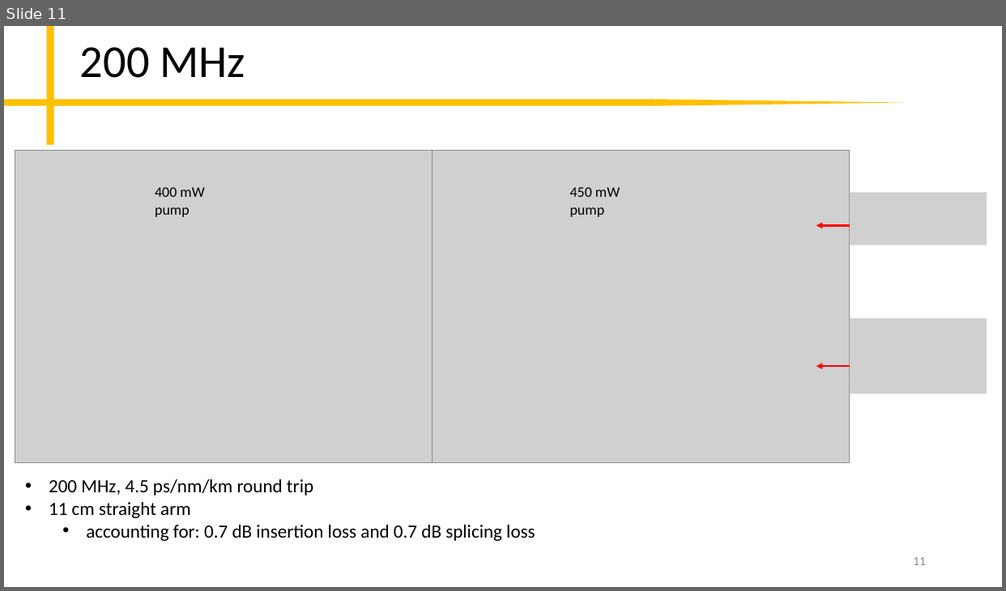
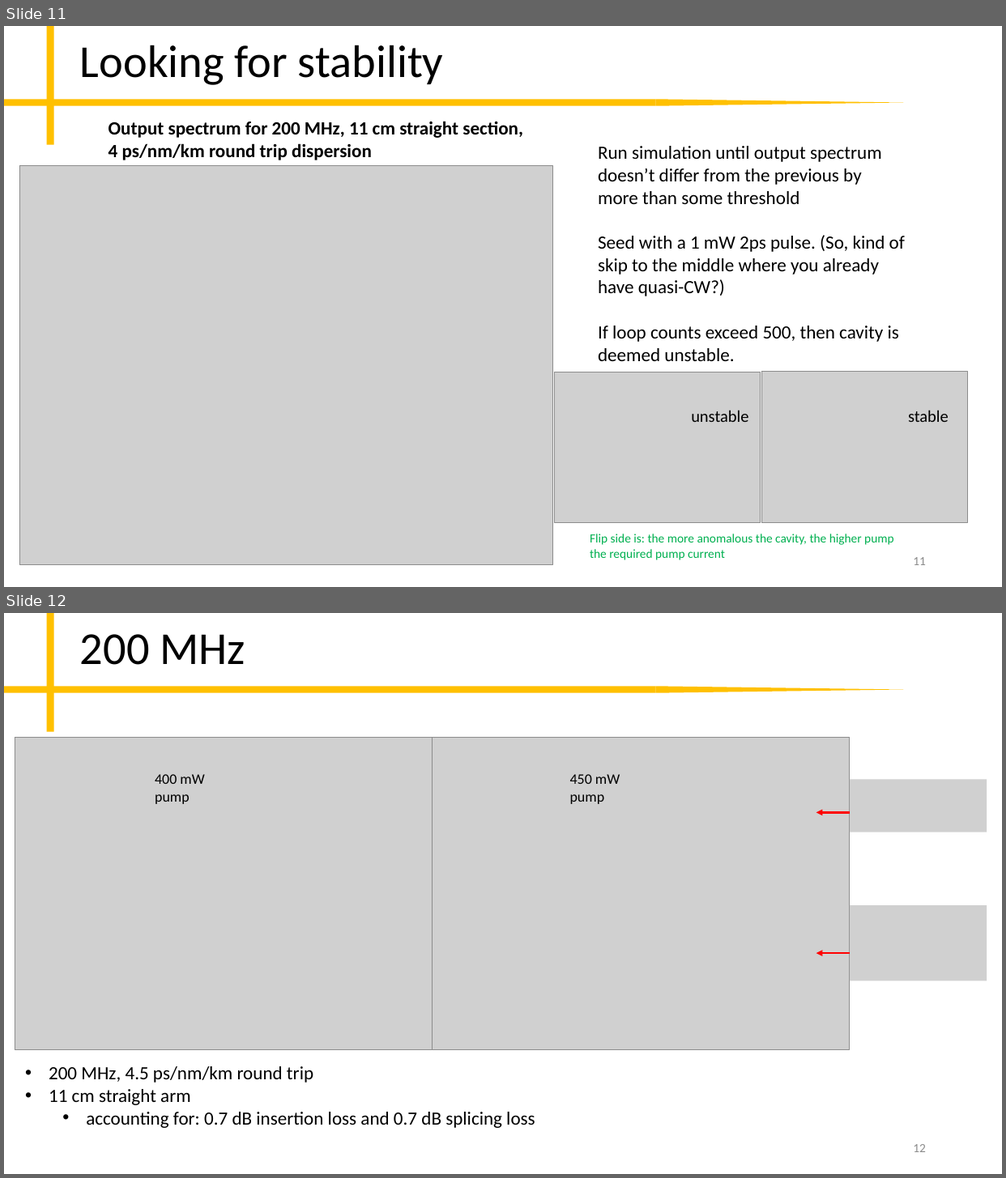
Before and after one commit to peter-chang62/Laser-Design-Scripts, a slide deck: memo.pptx. Shown one above the other, each under a label of ours: slide 11 before the commit, slides 11 and 12 after it. The pictures are 1006x591 and 1006x1178 pixels, drawn with LibreOffice and Linux fonts; fonts in the diff are those of the drawing; grey boxes stand for pictures. Boxes give left, top, right and bottom in pixels: in the first picture for what was removed or moved away, otherwise in the second. Text is boxed around its words. In the diff, an @@ line names an element or a change of style, - is before the commit and + after.

Commit message:
ran a lot of simulations

```diff
--- a/memo.pptx
+++ b/memo.pptx
@@ slide 11 added at <box>4,26,1002,587</box>, background #FFFFFF; not listed: 3 template elements that a slide beside it also shows @@
@@ title added at <box>80,45,444,85</box>, 44 pt, text #000000 @@
+Looking for stability
@@ text added at <box>108,121,523,160</box>, 18 pt, text #000000, bold @@
+Output spectrum for 200 MHz, 11 cm straight section, 4 ps/nm/km round trip dispersion
@@ text added at <box>598,146,905,361</box>, 18 pt, text #000000 @@
+Run simulation until output spectrum doesn’t differ from the previous by more than some threshold
+Seed with a 1 mW 2ps pulse. (So, kind of skip to the middle where you already have quasi-CW?)
+If loop counts exceed 500, then cavity is deemed unstable.
@@ picture added at <box>19,165,552,565</box> @@
@@ picture added at <box>554,373,760,524</box> @@
@@ picture added at <box>761,371,967,523</box> @@
@@ text added at <box>691,410,748,422</box>, 16 pt, text #000000 @@
+unstable
@@ text added at <box>908,410,948,422</box>, 16 pt, text #000000 @@
+stable
@@ text added at <box>590,534,894,561</box>, 12 pt, text #00B050 @@
+Flip side is: the more anomalous the cavity, the higher pump the required pump current
@@ page number added at <box>913,557,926,565</box>, 12 pt, text #8C8C8C @@
+11
@@ what was slide 11 is now slide 12 @@
@@ page number at <box>913,1144,926,1152</box>: text changed @@
-11
+12
```
Also in this commit, not shown: 1 slide changed, 4 other files.
